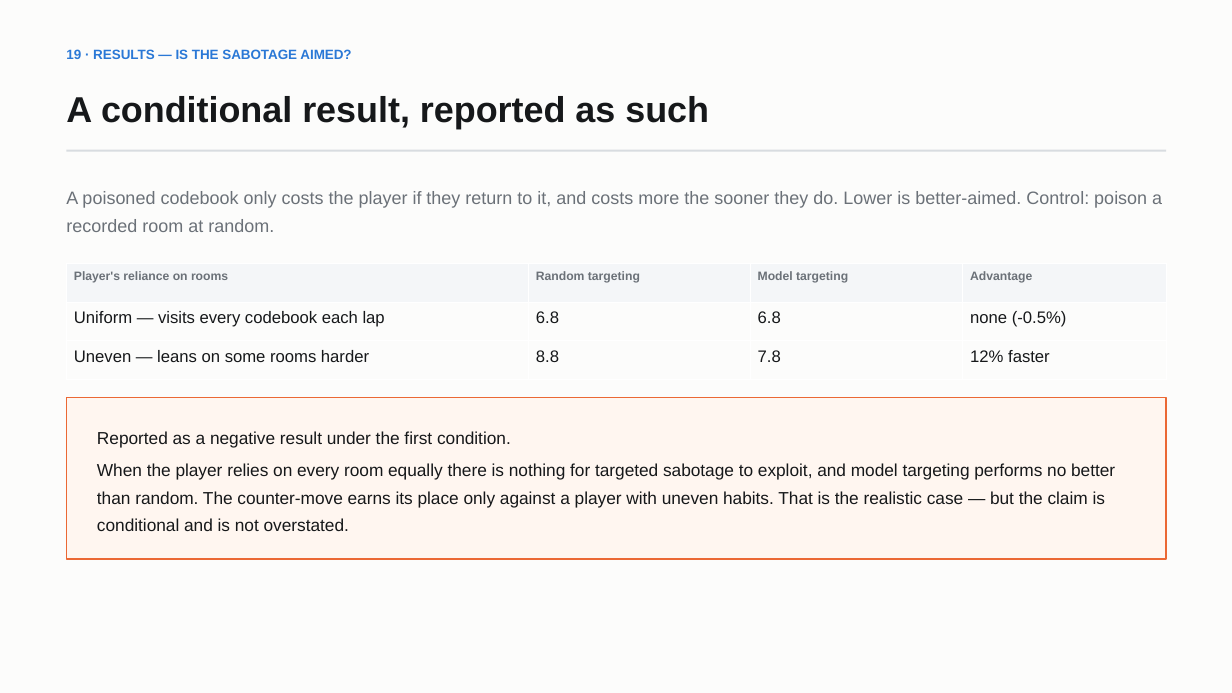
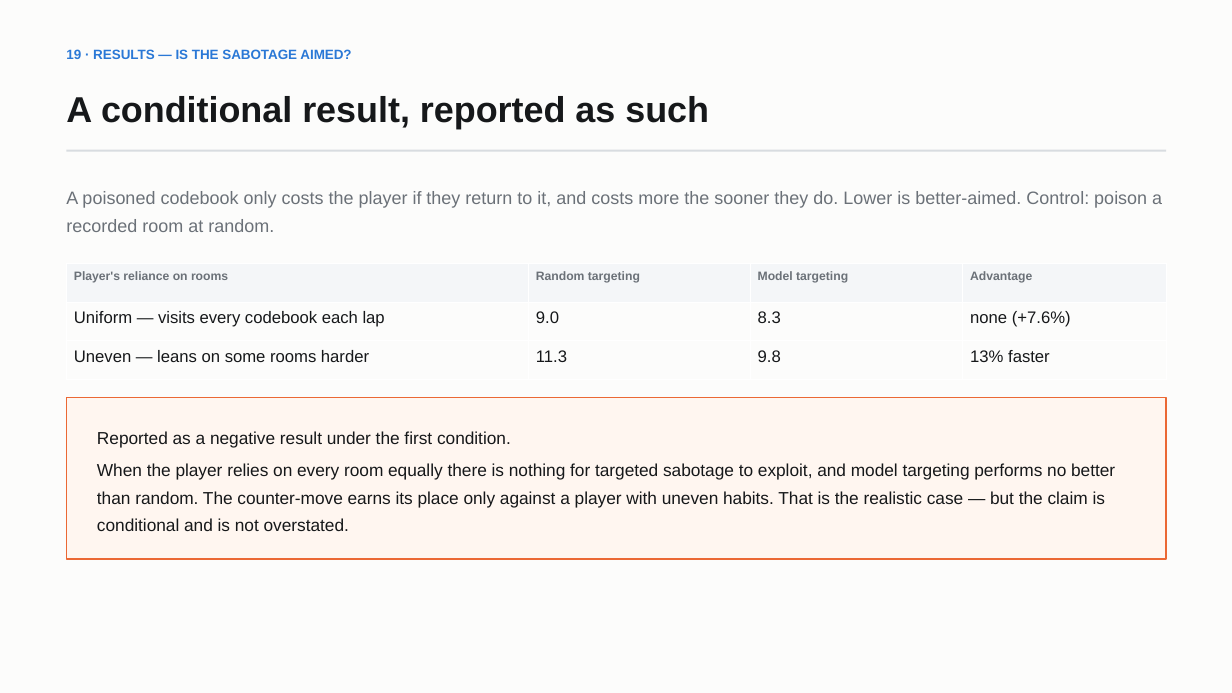
Before and after one commit to Sh1v4mKum4r/parity, a slide deck: slide 21 of docs/PARITY-review-deck.pptx. Drawn at 1232x693 pixels with LibreOffice and Linux fonts; fonts in the diff are those of the drawing. Boxes give left, top, right and bottom in pixels: in the first picture for what was removed or moved away, otherwise in the second. Text is boxed around its words. In the diff, an @@ line names an element or a change of style, - is before the commit and + after.

Commit message:
Correct the action space: staying is a legal choice at every window
The game runs on a facility-wide door clock -- lockdown, window, lockdown -- and at
each window the player may take a door OR decline to move. Every predictor, bot and
experiment assumed the candidate set was N(v); it is N(v) union {v}. Every previously
reported number was measured against a player forbidden from defending.

- Candidate sets corrected throughout; dwell is task-driven (players linger where
  there is something to record), not a uniform coin-flip
- EvasiveBot: a player built to beat the AI by declining 35% of windows
- E1 accuracy falls from 89.6% to 61.1% on the habitual player -- the old figure was
  inflated. Control stays clean at 27/26/27
- E8 (new, negative): evasion costs the model 4.7 points of accuracy but reduces
  capture risk by only 1.7%, because observation is perfect. Motivates door
  motion-sensors and partial observation as the next milestone
- Five-step lookahead now underperforms one-step: rollout error compounds at 61%
  single-step accuracy
- Test suite now asserts staying is actually exercised, and measures the confidence
  gate over the Director's real decision set
- Demo gains Hold position; report and deck record tiles, sensors, register and
  dangerous tasks as designed-not-built

```diff
--- a/docs/PARITY-review-deck.pptx
+++ b/docs/PARITY-review-deck.pptx
@@ table at box(67, 263, 1166, 380) @@
-row 2: Uniform — visits every codebook each lap | 6.8 | 6.8 | none (-0.5%)
+row 2: Uniform — visits every codebook each lap | 9.0 | 8.3 | none (+7.6%)
-row 3: Uneven — leans on some rooms harder | 8.8 | 7.8 | 12% faster
+row 3: Uneven — leans on some rooms harder | 11.3 | 9.8 | 13% faster
```
Also in this commit, not shown: 10 other slides changed, 1 slide added, 16 other files.
